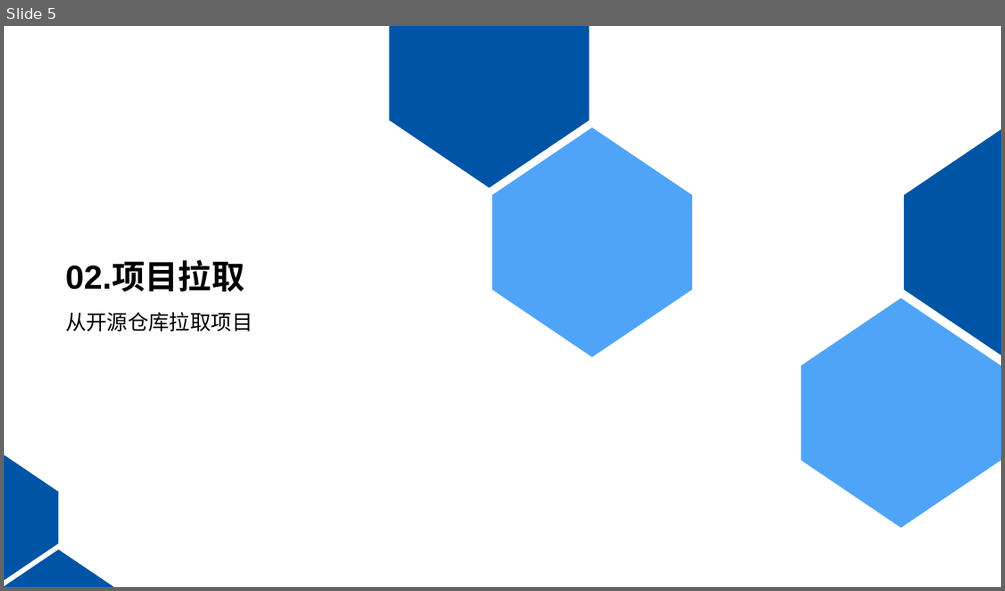
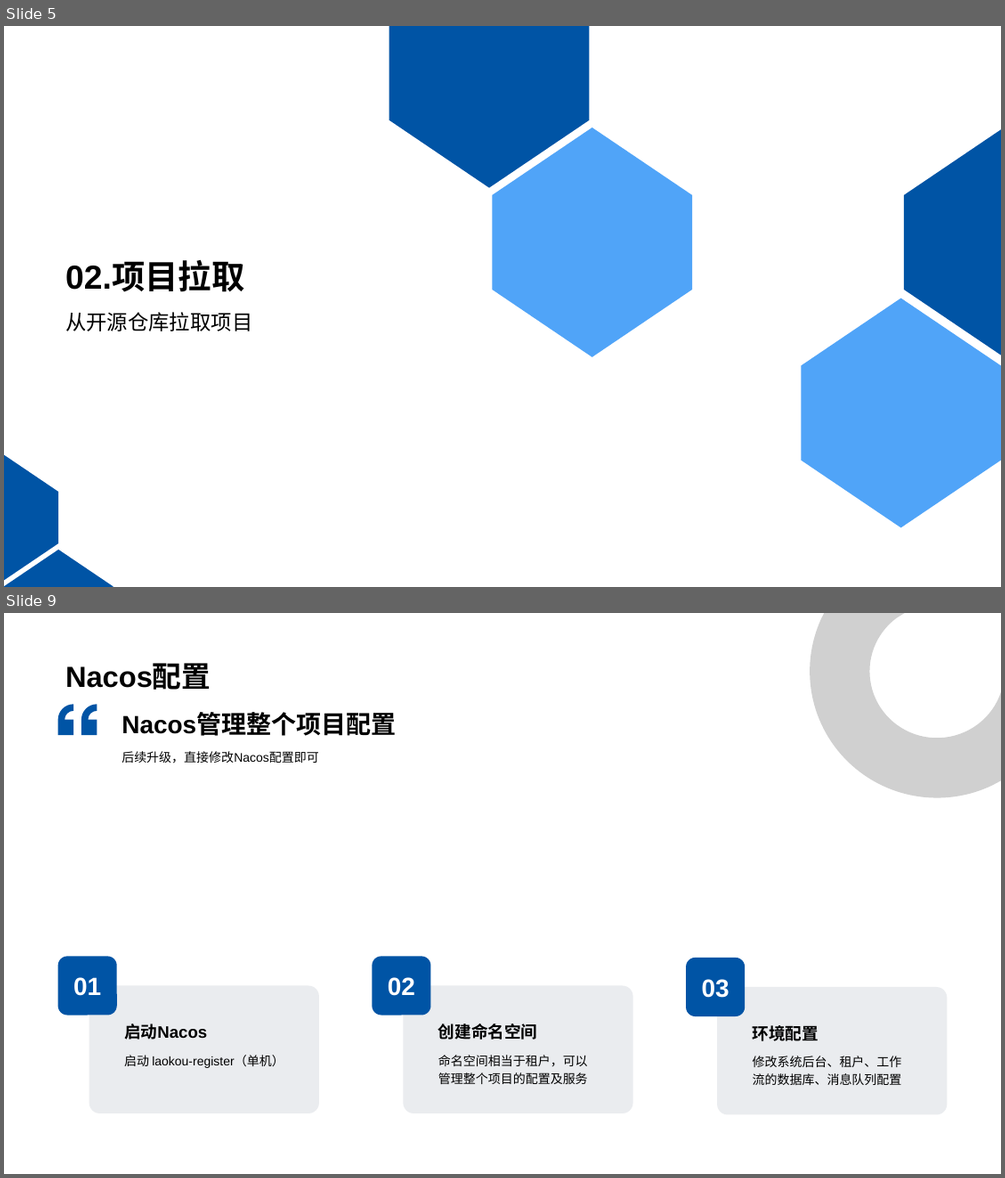
Before and after one commit to KouShenhai/KCloud-Platform-IoT, a slide deck: 老寇云平台-项目运行讲解.pptx. Shown one above the other, each under a label of ours: slide 5 before the commit, slides 5 and 9 after it; the slides between them are not shown. The pictures are 1005x591 and 1005x1178 pixels, drawn with LibreOffice and Linux fonts; fonts in the diff are those of the drawing; grey boxes stand for pictures; background and template pictures are left out. Boxes give left, top, right and bottom in pixels: in the first picture for what was removed or moved away, otherwise in the second. Text is boxed around its words. In the diff, an @@ line names an element or a change of style, - is before the commit and + after.

Commit message:
feat：修改readme

```diff
--- a/老寇云平台-项目运行讲解.pptx
+++ b/老寇云平台-项目运行讲解.pptx
@@ slide 9 added at (4, 613, 1001, 1174), background picture (left out) @@
@@ rectangle added at (4, 613, 1001, 1174), fill #FFFFFF at 90% opacity @@
@@ group added at (57, 613, 1001, 1115): 8 texts, 6 rounded rectangles, 2 freeform shapes, 1 picture @@
+启动Nacos
+启动 laokou-register（单机）
+01
+后续升级，直接修改Nacos配置即可
+Nacos管理整个项目配置
+创建命名空间
+命名空间相当于租户，可以管理整个项目的配置及服务
+02
+环境配置
+修改系统后台、租户、工作流的数据库、消息队列配置
+03
@@ title added at (65, 664, 210, 690), 28 pt, text #000000, bold @@
+Nacos配置
```
Also in this commit, not shown: 6 slides changed, 4 other slides added, 9 slides removed, 2 other files.
